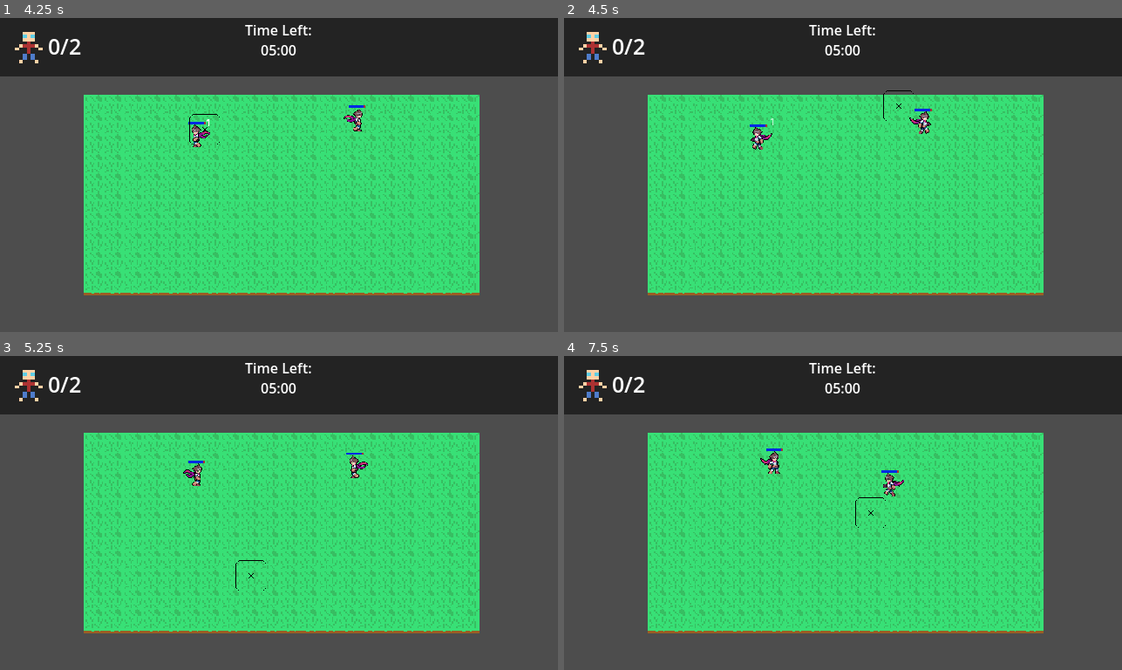
Above: before the commit, frames 1-4 (two rows, left to right).
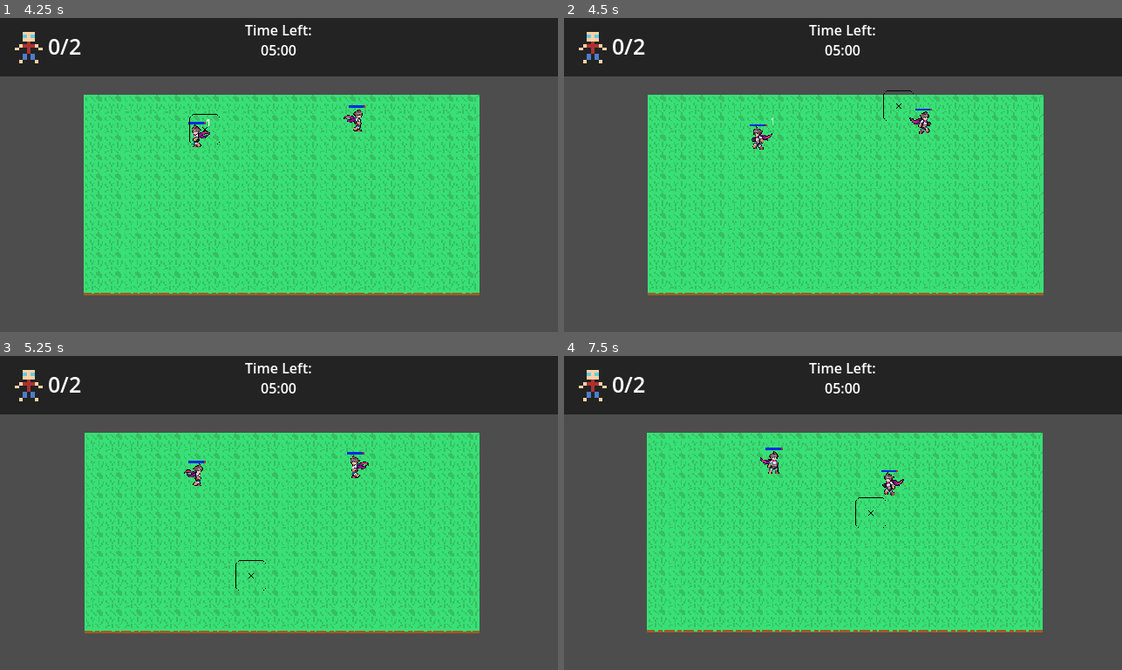
Above: after the commit, the same moments.

Repository: ottercorporationofficial-afk/Abduction
Game: Godot game, scene res://src/main.tscn
Two runs of this game, one before a commit and one after it. Both use one fixed random seed, a clock stepped at 60 frames per second and the inputs below.
Inputs (mouse positions are in pixels of both pictures, inside the frame that each line leads up to):
- Up to frame 1 (4.25 s): click (507, 313) at 0.5 s; click (401, 313) at 1.25 s; click (172, 121) at 2.02 s; move the mouse to (345, 102) at 2.77 s; click (345, 102) at 2.92 s; move the mouse to (206, 131) at 3.52 s; click (206, 131) at 3.67 s
- Up to frame 2 (4.5 s): move the mouse to (898, 105) at 4.27 s; click (898, 105) at 4.42 s
- Up to frame 3 (5.25 s): move the mouse to (251, 575) at 5.02 s; click (251, 575) at 5.17 s
- Up to frame 4 (7.5 s): move the mouse to (1010, 560) at 5.77 s; click (1010, 560) at 5.92 s; move the mouse to (675, 465) at 6.52 s; click (675, 465) at 6.67 s; move the mouse to (870, 513) at 7.27 s; click (870, 513) at 7.42 s

Frame 1 is identical in both runs. In frame 2, 4.1% of the frame differs, in the area x 15-86%, y 24-88%; in frame 3, 9.3%, in the area x 15-86%, y 24-89%; in frame 4, 9.3%.
Error after the commit: Invalid assignment of property or key 'current_weapon' with value of type 'String' on a base object of type 'Node2D (cross_hair.gd)'. (res://Levels/abduction.g…

Commit message:
working on weapon data structure and weapon manager/behavior

Diff:
--- a/Data/LevelData/Level.gd
+++ b/Data/LevelData/Level.gd
@@ -3,7 +3,7 @@
 
 var id : String
 var name: String
-var texture: Texture2D
+var icon: Texture2D
 var cost: int
 var grid_size: Vector2i
 var tile : Texture2D
@@ -18,7 +18,7 @@
 	if data.is_empty(): return
 	id = data.id
 	name = data.name
-	texture = load("res://Art/Levels/Icons/%s.png" % id)
+	icon = load("res://Art/Levels/Icons/%s.png" % id)
 	tile = data.tile
 	cost = data.cost
 	being_amount = data.being_amount
--- a/Data/WeaponData/Weapon.gd
+++ b/Data/WeaponData/Weapon.gd
@@ -3,11 +3,15 @@
 
 var id : String
 var name: String
-var texture: Texture2D
+var cross_hair_texture: Texture2D
+var unlocked : bool = false
+var damage : int = 1
 
 
 func _init(data: Dictionary = {}) -> void:
 	if data.is_empty(): return
 	id = data.id
 	name = data.name
-	texture = load("res://Art/CrossHair/%s.png" % id)
+	cross_hair_texture = data.cross_hair_texture
+	unlocked = data.unlocked
+	damage = data.damage
--- a/Data/WeaponData/WeaponStorage.gd
+++ b/Data/WeaponData/WeaponStorage.gd
@@ -1,14 +1,25 @@
 extends Node
 
+## Cross Hair Textures
+const GUN = preload("uid://bilhv31h6ifl7")
+const TRACTOR_BEAM = preload("uid://cr387kd3ovln0")
 
-const GUN = preload("uid://bilhv31h6ifl7")
 
 var data: Array[Weapon] = [
 	Weapon.new({
 		"id": "gun",
 		"name": "gun",
-		"texture": GUN,
+		"cross_hair_texture": GUN,
+		"unlocked": true,
+		"damage" : 1
 
-		})
+		}),
+	Weapon.new({
+		"id": "tractor_beam",
+		"name": "tractor beam",
+		"cross_hair_texture": TRACTOR_BEAM,
+		"unlocked": true,
+		"damage" : 0
+	})
 
 	]
--- a/Levels/abduction.gd
+++ b/Levels/abduction.gd
@@ -21,6 +21,10 @@
 var grid_size = Vector2i(0, 0)
 var tile_size = Vector2(32, 32)
 
+
+
+@onready var weapon_manager: weapons_manager = $WeaponManager
+
 var weapons := ["gun", "tractor_beam"]
 var current_index := 0
 
@@ -33,6 +37,8 @@
 func _ready() -> void:
 	#Input.set_mouse_mode(Input.MOUSE_MODE_HIDDEN)
 	_update_weapon()
+	weapon_manager.setup(WeaponStorage.data)
+
 
 func _input(event: InputEvent) -> void:
 	if event is InputEventMouseButton and event.pressed:
--- a/Levels/abduction.tscn
+++ b/Levels/abduction.tscn
@@ -8,6 +8,7 @@
 [ext_resource type="Shader" uid="uid://cxub8wgsep8a3" path="res://Levels/BeamShader.gdshader" id="5_b22j6"]
 [ext_resource type="Script" uid="uid://djj8ig5kpm6kl" path="res://Levels/Beam.gd" id="6_wda3c"]
 [ext_resource type="Script" uid="uid://bomdc4pesnf6d" path="res://src/Popups/popupmanager.gd" id="8_5lgol"]
+[ext_resource type="Script" uid="uid://bkh6quapeu1hm" path="res://Weapons/weapon_manager.gd" id="8_qj8jb"]
 [ext_resource type="Script" uid="uid://crt1s8huhkshj" path="res://src/blocker.gd" id="9_lhs0l"]
 
 [sub_resource type="ShaderMaterial" id="ShaderMaterial_wda3c"]
@@ -143,6 +144,9 @@
 
 [node name="CrossHair" parent="." unique_id=138381416 instance=ExtResource("4_gpim5")]
 
+[node name="WeaponManager" type="Node2D" parent="." unique_id=1105181085]
+script = ExtResource("8_qj8jb")
+
 [node name="TestBeam" type="ColorRect" parent="." unique_id=1742406669]
 visible = false
 material = SubResource("ShaderMaterial_wda3c")
--- /dev/null
+++ b/Weapons/weapon_manager.gd
@@ -0,0 +1,65 @@
+class_name weapons_manager
+extends Node2D
+
+var weapons: Array[Weapon] = []
+var current_index: int = 0
+
+
+@onready var camera_2d: Camera2D = $"../Camera2D"
+@onready var cross_hair: Node2D = $"../CrossHair"
+
+
+func setup(weapon_data: Array[Weapon]) -> void:
+	## Store Weapons
+	weapons = weapon_data
+
+	## filter for only unlocked weapons
+	weapons = weapons.filter(func(w): return w.unlocked)
+
+	# check if any weapons
+	if weapons.is_empty():
+		push_error("No weapons available!")
+		return
+	# Set default weapon
+	current_index = 0
+	_update_weapon()
+
+func _update_weapon():
+	var weapon = weapons[current_index]
+
+	# set crosshair texture
+	if weapon.cross_hair_texture:
+		cross_hair.change_texture(weapon.cross_hair_texture)
+
+	print("Equipped:", weapon.name)
+
+
+
+func next_weapon():
+	if weapons.is_empty():
+		return
+
+	current_index = (current_index + 1) % weapons.size()
+	_update_weapon()
+
+func _input(event: InputEvent) -> void:
+	if event is InputEventMouseButton and event.pressed:
+		if event.button_index == MOUSE_BUTTON_LEFT:
+			shoot()
+			camera_2d.shake(2.0)
+
+
+
+func shoot():
+	var weapon = weapons[current_index]
+
+	var mouse_pos = get_global_mouse_position()
+
+	match weapon.id:
+		"gun":
+			Weaponbehavior._shoot_gun(mouse_pos,weapon)
+		"tractor_beam":
+			Weaponbehavior._shoot_beam(weapon)
+
+func abduct():
+	pass
--- /dev/null
+++ b/Weapons/weaponbehavior.gd
@@ -0,0 +1,22 @@
+class_name Weapon_Behavior
+extends Node2D
+
+func _shoot_gun(origin: Vector2, weapon: Weapon):
+	var space_state = get_world_2d().direct_space_state
+
+	var query = PhysicsPointQueryParameters2D.new()
+	query.position = origin
+	query.collide_with_areas = true
+	query.collide_with_bodies = true
+
+	var results = space_state.intersect_point(query)
+
+	for hit in results:
+		var collider = hit.collider
+
+		if collider.has_method("take_damage"):
+			collider.take_damage(weapon.damage)
+
+
+func _shoot_beam(weapon : Weapon):
+	pass
--- a/project.godot
+++ b/project.godot
@@ -24,6 +24,8 @@
 InputBlocker="*uid://db3bgpy5ojl6s"
 SceneManager="*uid://bhvgjat87gboa"
 BeingData="*uid://vbpg8uad7xa7"
+WeaponStorage="*uid://d2od8e2v6fvty"
+Weaponbehavior="*uid://dcf4eo0itowpe"
 
 [display]
 
@@ -43,6 +45,7 @@
 "res://Data/": "purple",
 "res://Entities/": "green",
 "res://Levels/": "orange",
+"res://Weapons/": "pink",
 "res://src/": "blue"
 }
 
--- a/src/Crosshair/cross_hair.gd
+++ b/src/Crosshair/cross_hair.gd
@@ -3,44 +3,10 @@
 @export var textures : Array[Texture2D]
 @onready var crosshair: Sprite2D = $Crosshair
 
-@onready var camera_2d: Camera2D = $"../Camera2D"
-
-var current_weapon : String
-
 
 func _process(delta: float) -> void:
-	current_weapon  = "gun"
 	position = get_global_mouse_position()
 
-func _input(event: InputEvent) -> void:
-	if event is InputEventMouseButton and event.pressed:
-		if event.button_index == MOUSE_BUTTON_LEFT and current_weapon == "gun":
-			shoot()
-		elif event.button_index == MOUSE_BUTTON_LEFT and current_weapon == "tractor_beam":
-			abduct()
 
 func change_texture(_texture : Texture2D):
 	crosshair.texture = _texture
-
-func shoot():
-	var space_state = get_world_2d().direct_space_state
-
-	var query = PhysicsPointQueryParameters2D.new()
-	query.position = global_position  # crosshair position
-	query.collide_with_areas = true
-	query.collide_with_bodies = true
-	query.collision_mask = 0xFFFFFFFF
-
-	var results = space_state.intersect_point(query)
-
-	print(results)
-
-	for hit in results:
-		var collider = hit.collider
-
-		if collider.has_method("take_damage"):
-			collider.take_damage(1)
-			camera_2d.shake(2.0)
-
-func abduct():
-	pass
--- a/src/UI/level_button.gd
+++ b/src/UI/level_button.gd
@@ -16,7 +16,7 @@
 		push_error("Level data is null!")
 		return
 	level = level_data
-	level_image.texture = level.texture
+	level_image.texture = level.icon
 	label.text = level.name
 
 
Not shown, added: Weapons/weapon_manager.gd.uid
Not shown, added: Weapons/weaponbehavior.gd.uid
